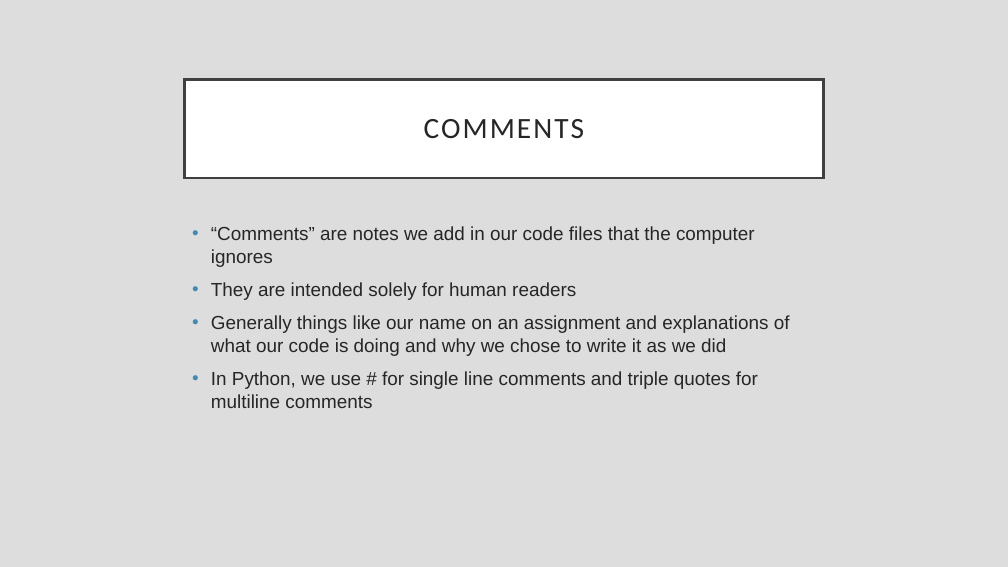
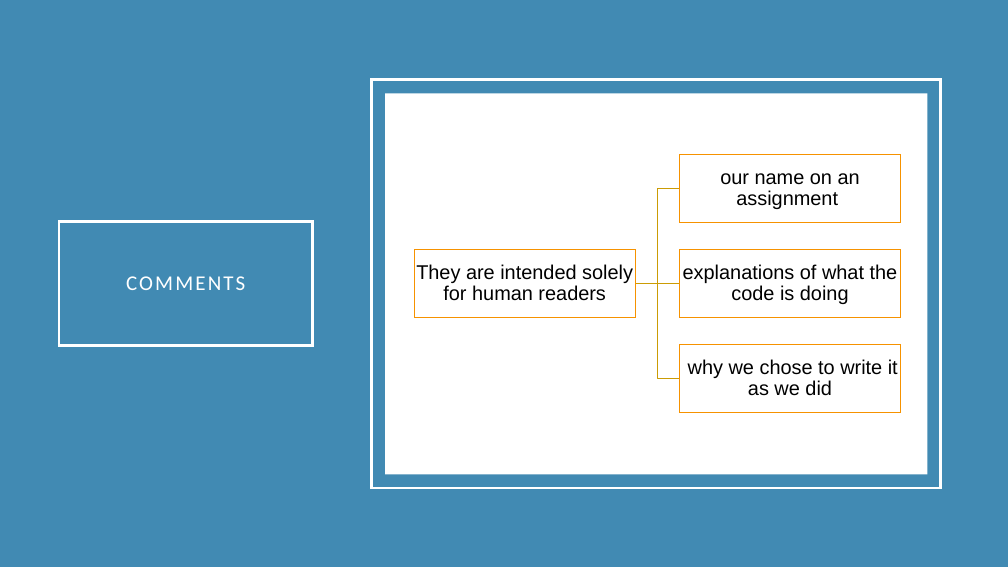
Before and after one commit to rsera/Junior-Knights, a slide deck: slide 9 of Python Day 1 IO.pptx (slide 32 before the commit). Drawn at 1008x567 pixels with LibreOffice and Linux fonts; fonts in the diff are those of the drawing. Boxes give left, top, right and bottom in pixels: in the first picture for what was removed or moved away, otherwise in the second. Text is boxed around its words. In the diff, an @@ line names an element or a change of style, - is before the commit and + after.

Commit message:
Update Python Day 1 IO.pptx
day 1 slides finished

```diff
--- a/Python Day 1 IO.pptx
+++ b/Python Day 1 IO.pptx
@@ background #DDDDDD to #FFFFFF @@
@@ rectangle added at (0,0,1008,567), fill #418AB3 @@
@@ rectangle added at (371,79,941,488), outline #FFFFFF 2.5 pt @@
@@ rectangle added at (385,93,927,474), fill #FFFFFF @@
@@ title "COMMENTS": place and size @@
-title "COMMENTS" at (185,79,823,178)
+title "COMMENTS" at (59,222,312,346)
@@ title "COMMENTS" at (59,222,312,346): size 28 to 20 pt, text colour #262626 to #FFFFFF; fill #FFFFFF to none; outline #404040 2.5 pt to #FFFFFF 2.5 pt @@
@@ text removed at (211,226,790,408) @@
-• “Comments” are notes we add in our code files that the computer ignores
-• They are intended solely for human readers
-• Generally things like our name on an assignment and explanations of what our code is doing and why we chose to write it as we did
-• In Python, we use # for single line comments and triple quotes for multiline comments
@@ group added at (414,155,901,412): 4 rectangles, 4 texts, 3 freeform shapes @@
+They are intended solely for human readers
+our name on an assignment
+explanations of what the code is doing
+why we chose to write it as we did
```
Also in this commit, not shown: 12 other slides changed, 14 slides added.
